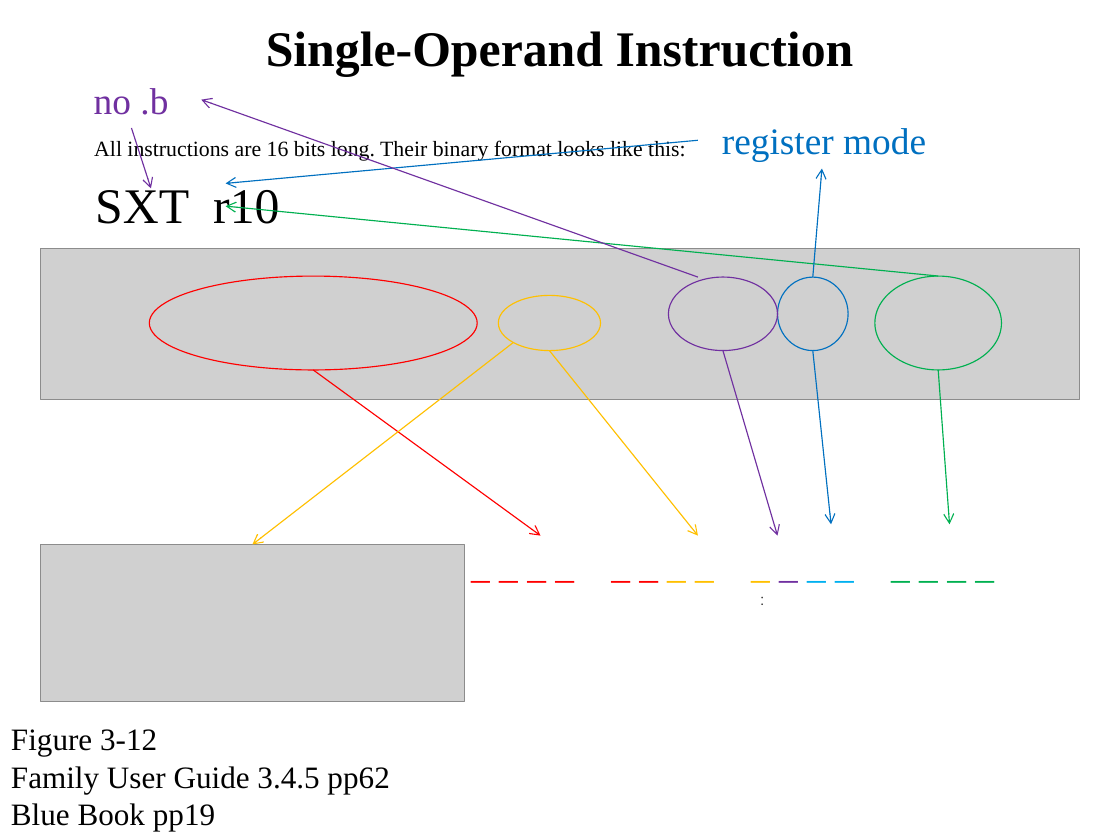
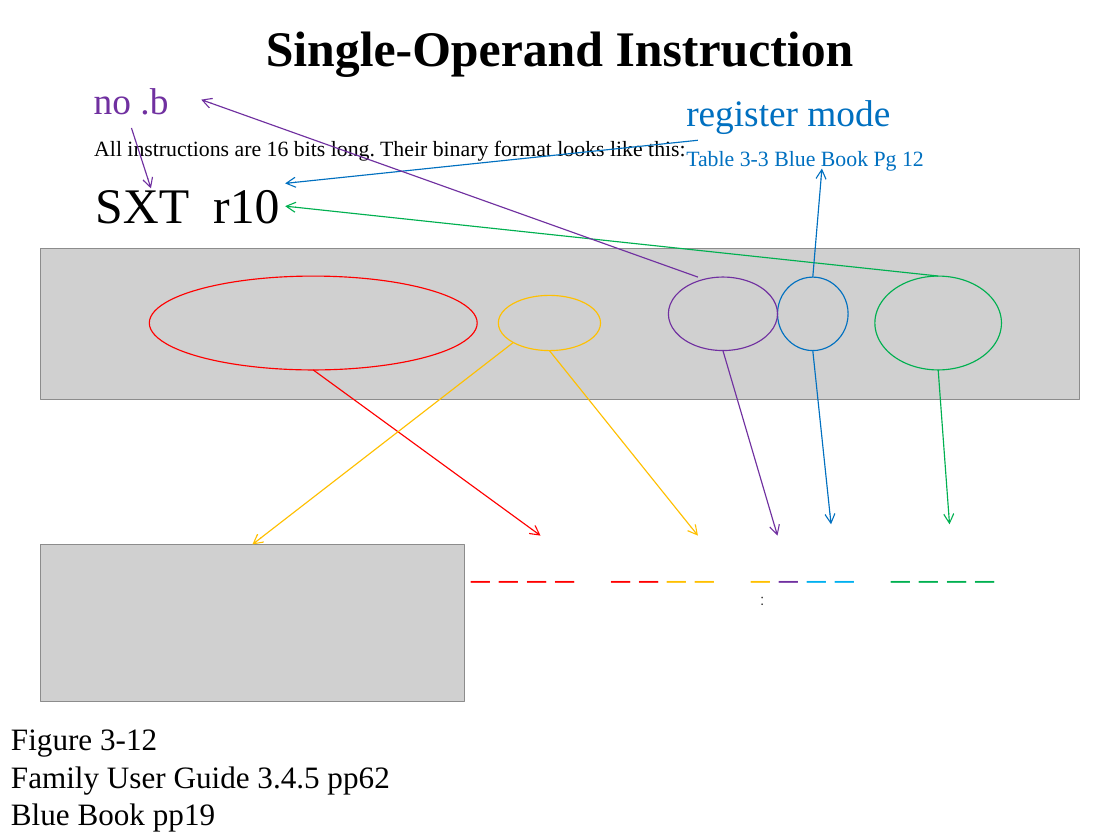
Before and after one commit to pw4rn3r/ECE382, a slide deck: slide 18 of notes/L3/Lsn3.pptx. Drawn at 1120x840 pixels with LibreOffice and Linux fonts; fonts in the diff are those of the drawing; grey boxes stand for pictures. Boxes give left, top, right and bottom in pixels: in the first picture for what was removed or moved away, otherwise in the second. Text is boxed around its words. In the diff, an @@ line names an element or a change of style, - is before the commit and + after.

```diff
--- a/notes/L3/Lsn3.pptx
+++ b/notes/L3/Lsn3.pptx
@@ text "register mode": place and size @@
-text "register mode" at [722, 128, 926, 162]
+text "register mode" at [686, 100, 924, 171]
@@ arrow moved from (698, 140) - (225, 184) to (698, 140) - (286, 184) @@
@@ text at [686, 151, 924, 171]: paragraph added @@
+Table 3-3 Blue Book Pg 12
@@ arrow moved from (939, 276) - (225, 206) to (939, 276) - (286, 206) @@
```
Also in this commit, not shown: 7 other slides changed.
